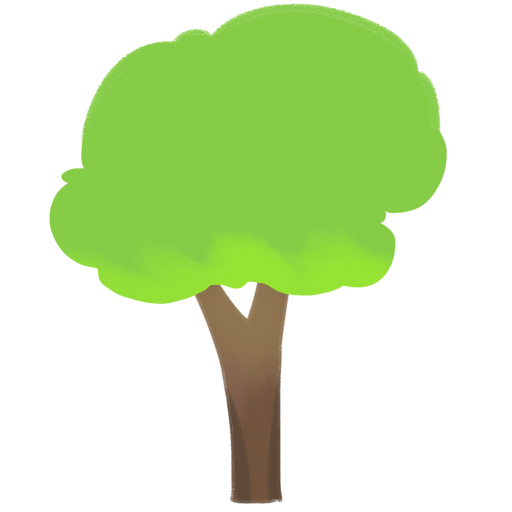
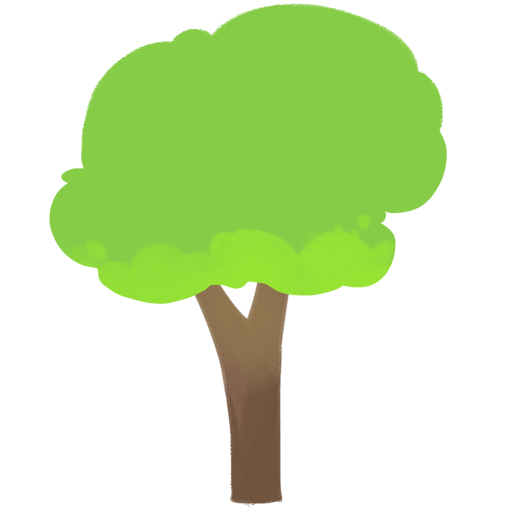
Revision of a layered 512×512 image; what changed, layer by layer:
painted on "Layer 1" over [71,5,443,510]
